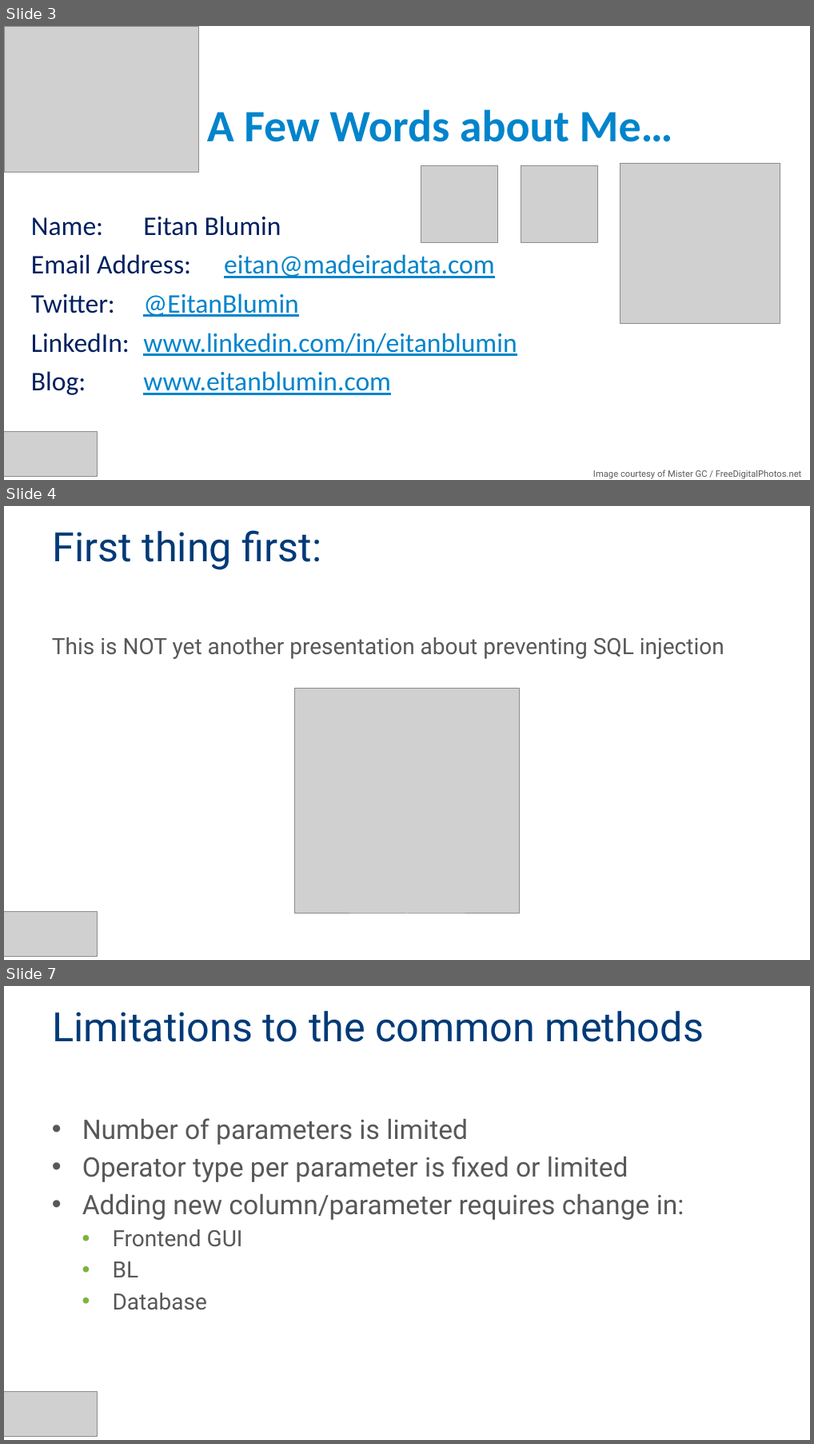
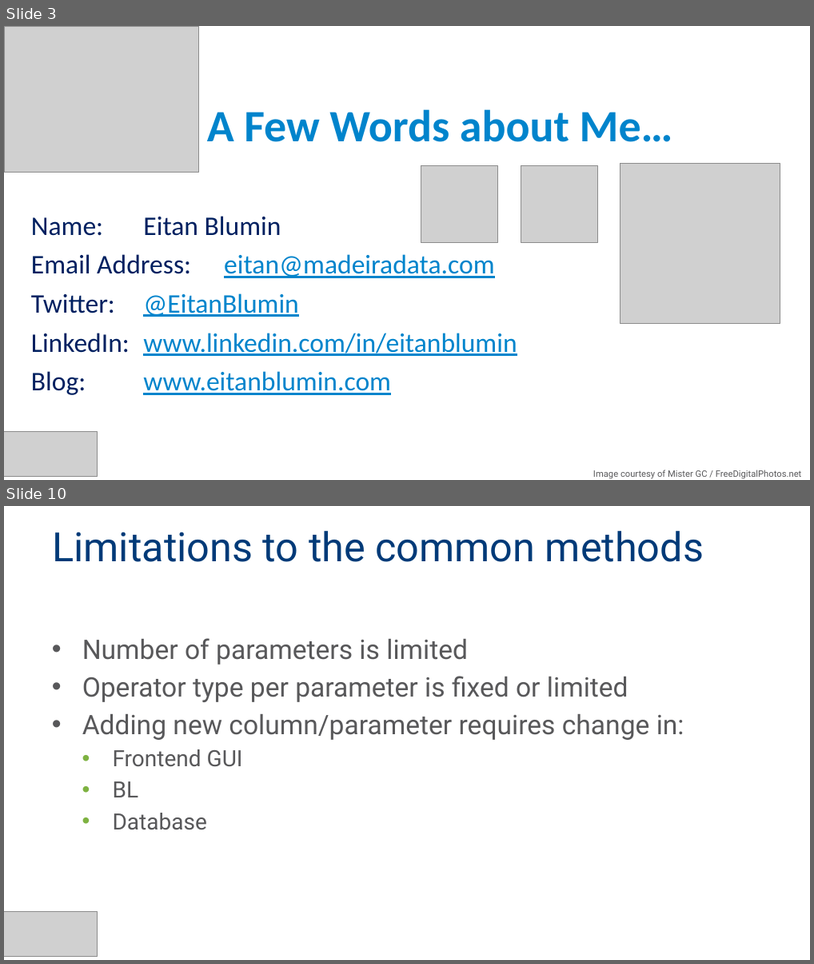
Before and after one commit to MadeiraData/DynamicFilters, a slide deck: DynamicFilters.pptx. Shown one above the other, each under a label of ours: slides 3, 4 and 7 before the commit, slides 3 and 10 after it; the slides between them are not shown. The pictures are 814x1444 and 814x964 pixels, drawn with LibreOffice and Linux fonts; fonts in the diff are those of the drawing; grey boxes stand for pictures. Boxes give left, top, right and bottom in pixels: in the first picture for what was removed or moved away, otherwise in the second. Text is boxed around its words. In the diff, an @@ line names an element or a change of style, - is before the commit and + after.

```diff
--- a/DynamicFilters.pptx
+++ b/DynamicFilters.pptx
@@ slide 4 removed at (4, 506, 810, 960), background #FFFFFF @@
@@ title removed at (52, 530, 322, 570) @@
-First thing first:
@@ text removed at (52, 637, 725, 659) @@
-This is NOT yet another presentation about preventing SQL injection
@@ picture removed at (294, 688, 519, 913) @@
@@ picture removed at (4, 912, 98, 956) @@
@@ what was slide 7 is now slide 10 @@
```
Also in this commit, not shown: 7 slides changed, 7 slides added, 6 other files.
